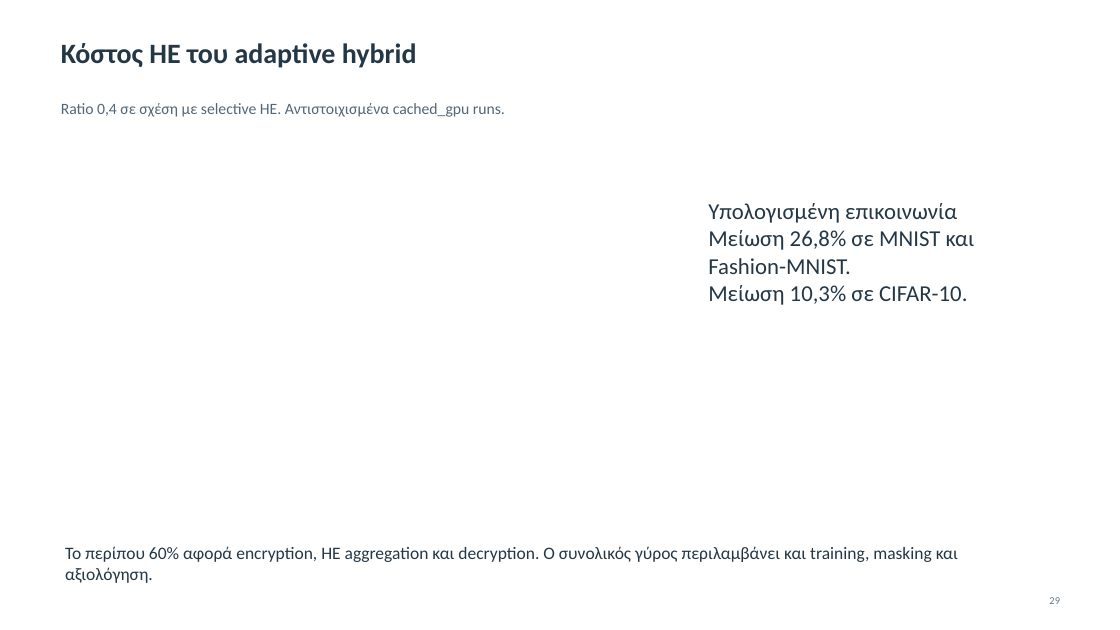
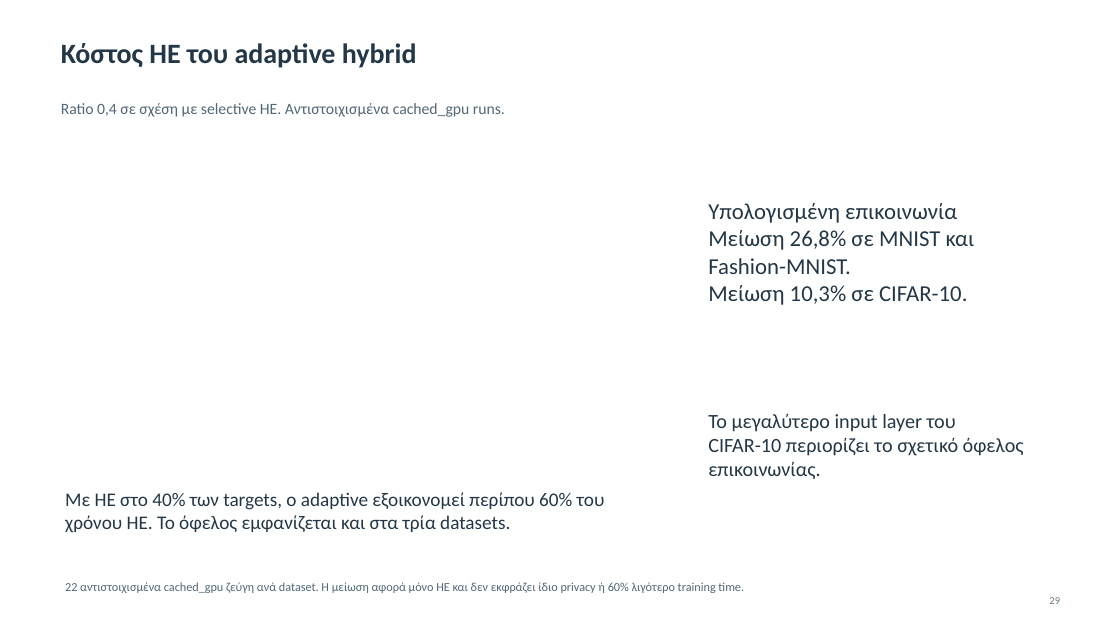
Before and after one commit to Dionisis09/secure-dfl-thesis, a slide deck: slide 29 of docs/Secure_DFL_Thesis_Presentation.pptx. Drawn at 1120x630 pixels with LibreOffice and Linux fonts; fonts in the diff are those of the drawing. Boxes give left, top, right and bottom in pixels: in the first picture for what was removed or moved away, otherwise in the second. Text is boxed around its words. In the diff, an @@ line names an element or a change of style, - is before the commit and + after.

```diff
--- a/docs/Secure_DFL_Thesis_Presentation.pptx
+++ b/docs/Secure_DFL_Thesis_Presentation.pptx
@@ text added at box(708, 413, 1024, 479), 17.2 pt, text #243746 @@
+Το μεγαλύτερο input layer του CIFAR-10 περιορίζει το σχετικό όφελος επικοινωνίας.
@@ text added at box(65, 492, 605, 533), 16.5 pt, text #243746 @@
+Με HE στο 40% των targets, ο adaptive εξοικονομεί περίπου 60% του χρόνου HE. Το όφελος εμφανίζεται και στα τρία datasets.
@@ text removed at box(65, 546, 958, 583) @@
-Το περίπου 60% αφορά encryption, HE aggregation και decryption. Ο συνολικός γύρος περιλαμβάνει και training, masking και αξιολόγηση.
@@ text added at box(65, 582, 744, 593), 10.5 pt, text #536777 @@
+22 αντιστοιχισμένα cached_gpu ζεύγη ανά dataset. Η μείωση αφορά μόνο HE και δεν εκφράζει ίδιο privacy ή 60% λιγότερο training time.
```
Also in this commit, not shown: 14 other slides changed, 1 other file.
